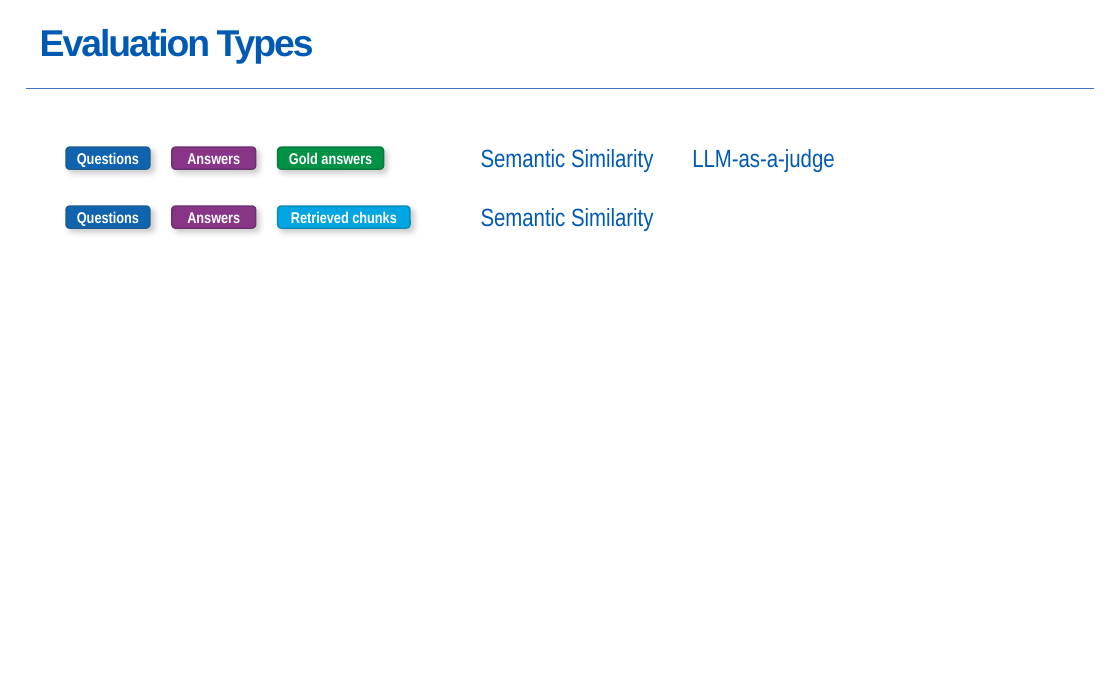
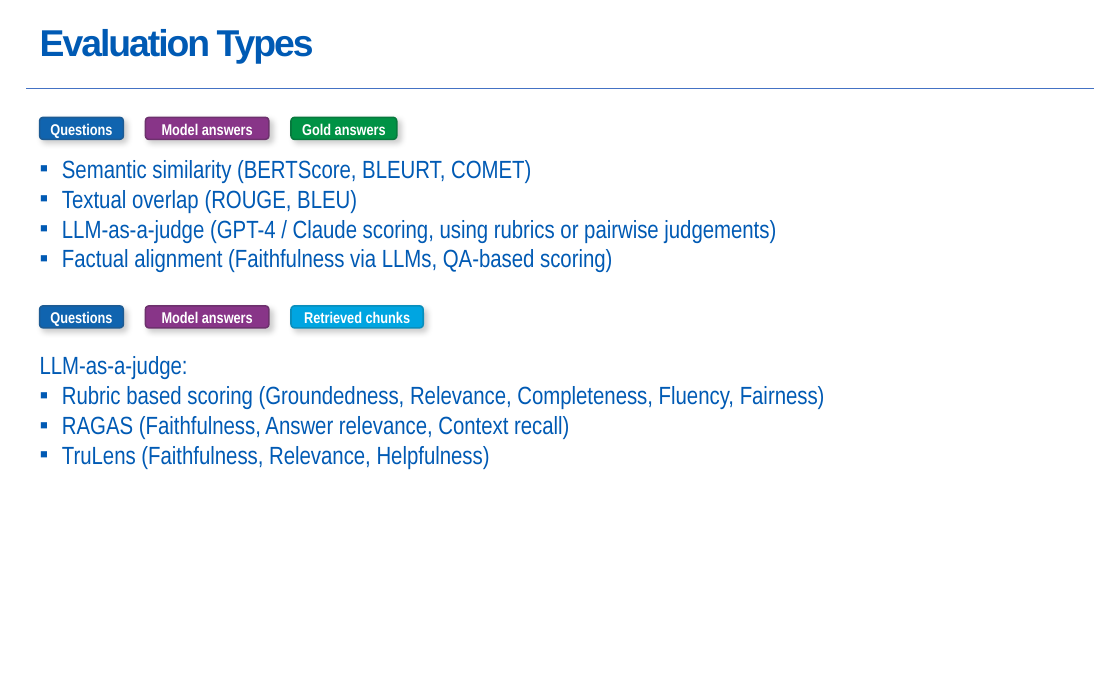
Before and after one commit to karstenheld3/OpenAI-BackendTools, a slide deck: slide 14 of OpenAI-BackendTools.pptx. Drawn at 1120x700 pixels with LibreOffice and Linux fonts; fonts in the diff are those of the drawing. Boxes give left, top, right and bottom in pixels: in the first picture for what was removed or moved away, otherwise in the second. Text is boxed around its words. In the diff, an @@ line names an element or a change of style, - is before the commit and + after.

```diff
--- a/OpenAI-BackendTools.pptx
+++ b/OpenAI-BackendTools.pptx
@@ rounded rectangle "Questions": place and size @@
-rounded rectangle "Questions" at <box>66,147,150,169</box>
+rounded rectangle "Questions" at <box>39,118,123,140</box>
@@ rounded rectangle "Model answers": place and size @@
-rounded rectangle "Model answers" at <box>172,147,256,169</box>
+rounded rectangle "Model answers" at <box>146,118,269,140</box>
@@ rounded rectangle "Gold answers": place and size @@
-rounded rectangle "Gold answers" at <box>278,147,383,169</box>
+rounded rectangle "Gold answers" at <box>291,118,396,140</box>
@@ text in rounded rectangle at <box>162,123,253,135</box>: text changed @@
-Answers
+Model answers
@@ text removed at <box>692,149,834,172</box> @@
-LLM-as-a-judge
@@ text at <box>62,160,776,272</box>: text changed @@
-Semantic Similarity
+▪ Semantic similarity (BERTScore, BLEURT, COMET)
+▪ Textual overlap (ROUGE, BLEU)
+▪ LLM-as-a-judge (GPT-4 / Claude scoring, using rubrics or pairwise judgements)
+▪ Factual alignment (Faithfulness via LLMs, QA-based scoring)
@@ text removed at <box>481,208,653,231</box> @@
-Semantic Similarity
@@ rounded rectangle "Questions": place and size @@
-rounded rectangle "Questions" at <box>66,206,150,228</box>
+rounded rectangle "Questions" at <box>39,306,123,328</box>
@@ rounded rectangle "Model answers": place and size @@
-rounded rectangle "Model answers" at <box>172,206,256,228</box>
+rounded rectangle "Model answers" at <box>146,306,269,328</box>
@@ text in rounded rectangle at <box>162,311,253,323</box>: text changed @@
-Answers
+Model answers
@@ rounded rectangle "Retrieved chunks": place and size @@
-rounded rectangle "Retrieved chunks" at <box>278,206,410,228</box>
+rounded rectangle "Retrieved chunks" at <box>291,306,423,328</box>
@@ text added at <box>40,356,825,469</box>, 16 pt, text #005AB4 @@
+LLM-as-a-judge:
+▪ Rubric based scoring (Groundedness, Relevance, Completeness, Fluency, Fairness)
+▪ RAGAS (Faithfulness, Answer relevance, Context recall)
+▪ TruLens (Faithfulness, Relevance, Helpfulness)
```
Also in this commit, not shown: 1 other slide changed, 2 slides added, 1 slide removed, 2 other files.
